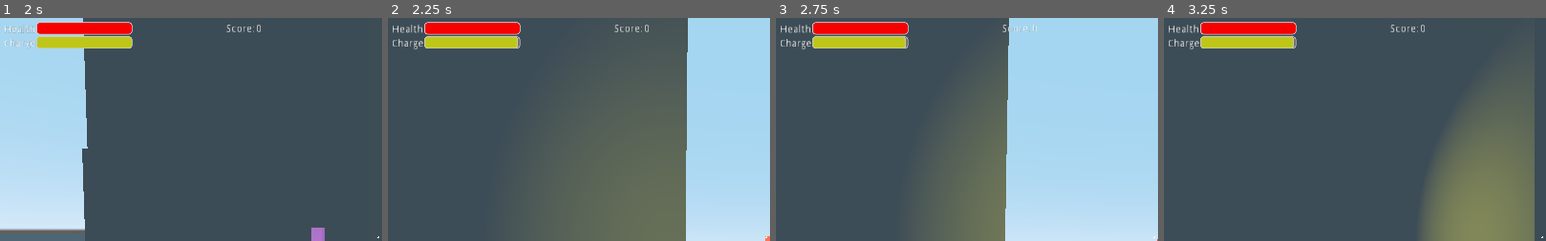
Above: before the commit, frames 1-4 (left to right).
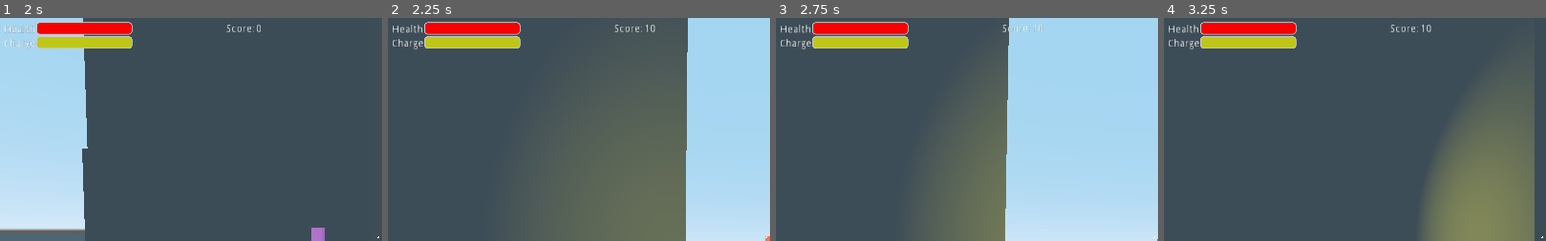
Above: after the commit, the same moments.

Repository: Bricode/BestGroupGameJam2021
Game: Godot game, scene res://Levels/TestLevel.tscn
The game is run twice, just before and just after one commit, with the same random seed, the same clock (stepped at 60 frames per second) and the same inputs. This scene is started directly instead of the project's main scene.
Inputs (mouse positions are % of the whole screen's width and height, from its top left):
- Up to frame 1 (2 s): move the mouse to (49, 52) at 0.52 s; hold W (move_forward) from 0.53 s (still down); tap B (b) at 0.6, 1.35 s; tap Space (jump) at 0.77, 1.52 s; move the mouse to (57, 51) at 1.27 s
- Up to frame 2 (2.25 s): keep holding W (move_forward); move the mouse to (42, 49) at 2.02 s; press the mouse at (42, 49) at 2.03 s
- Up to frame 3 (2.75 s): keep holding W (move_forward); tap B (b) at 2.3 s
- Up to frame 4 (3.25 s): move the mouse to (51, 50) at 2.77 s; release W (move_forward) at 2.78 s; release the mouse at (51, 50) at 2.78 s; hold A (move_left) from 2.78 s (still down); tap Shift (sprint) at 2.85 s; tap Space (jump) at 3.02 s; tap B (b) at 3.05 s
The pictures show only the part of the screen within x 0-50%, y 0-50%; the shares and areas given below are measured in that part.

Frame 1 is identical in both runs. In frame 2, 0.1% of the frame differs, in the area x 33-70%, y 2-14%; in frame 3, less than 0.1%; in frame 4, 0.1%.
Error before the commit: Attempt to call function 'play' in base 'null instance' on a null instance. (res://Enemy/Emu.gd:13)

Commit message:
fixed crash

Diff:
--- a/BestGroupGameJam2021/Enemy/Emu.gd
+++ b/BestGroupGameJam2021/Enemy/Emu.gd
@@ -10,7 +10,7 @@
 
 func _process(delta):
 	if(rand_range(0,100) > 99):
-		$screech.play()
+		$Screech.play()
 	var move = Vector3(0,0,0)
 	look_at(player.global_transform.origin, Vector3.UP)
 	rotation_degrees.x = 0
--- a/BestGroupGameJam2021/Enemy/Emu.tscn
+++ b/BestGroupGameJam2021/Enemy/Emu.tscn
@@ -1,18 +1,14 @@
-[gd_scene load_steps=7 format=2]
+[gd_scene load_steps=6 format=2]
 
 [ext_resource path="res://Enemy/Emu.gd" type="Script" id=1]
 [ext_resource path="res://BlenderModels/EMU/EMU.tscn" type="PackedScene" id=2]
-[ext_resource path="res://SoundEffects/Emu_noise.wav" type="AudioStream" id=3]
 
 [sub_resource type="BoxShape" id=1]
 extents = Vector3( 1, 0.719894, 0.84879 )
 
-[sub_resource type="BoxShape" id=2]
-extents = Vector3( 0.788807, 0.81667, 0.507224 )
+[sub_resource type="SphereMesh" id=2]
 
-[sub_resource type="SphereMesh" id=3]
-
-[sub_resource type="SpatialMaterial" id=4]
+[sub_resource type="SpatialMaterial" id=3]
 emission_enabled = true
 emission = Color( 0.0235294, 0.0823529, 0.984314, 1 )
 emission_energy = 0.5
@@ -65,5 +61,4 @@
 light_color = Color( 0.0235294, 0.0823529, 0.984314, 1 )
 omni_range = 0.615437
 
-[connection signal="timeout" from="Hit_timer" to="." method="_on_Hit_timer_timeout"]
-[connection signal="body_entered" from="Hit_zone" to="." method="_on_Hit_zone_body_entered"]
+[node name="Screech" type="AudioStreamPlayer3D" parent="."]
--- a/BestGroupGameJam2021/GameModels/Items/HuhuGrub.tscn
+++ b/BestGroupGameJam2021/GameModels/Items/HuhuGrub.tscn
@@ -4,9 +4,9 @@
 [ext_resource path="res://BlenderModels/HuhuGrub/huhuGrub.glb" type="PackedScene" id=2]
 
 [sub_resource type="BoxShape" id=1]
+extents = Vector3( 1, 1, 4.16444 )
 
 [sub_resource type="BoxShape" id=2]
-extents = Vector3( 0.99424, 0.855272, 0.985833 )
 
 [node name="HuhuGrub" type="KinematicBody"]
 transform = Transform( 0.25, 0, 0, 0, 0.25, 0, 0, 0, 0.25, 0, 0, 0 )
Not shown: 2 places in BestGroupGameJam2021/Enemy/Emu.tscn that only renumber resources
Not shown: 2 places in BestGroupGameJam2021/Player/LaserMesh.tscn that only renumber resources
